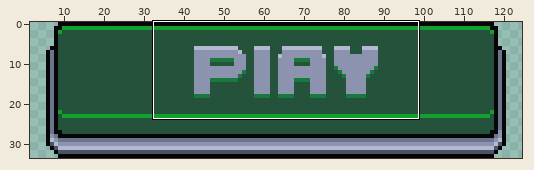
Pixel-art file -- src/UI/play_button_hover.aseprite. Above: a wide view before the commit, with the close-up outlined.
Close-up. As it was:
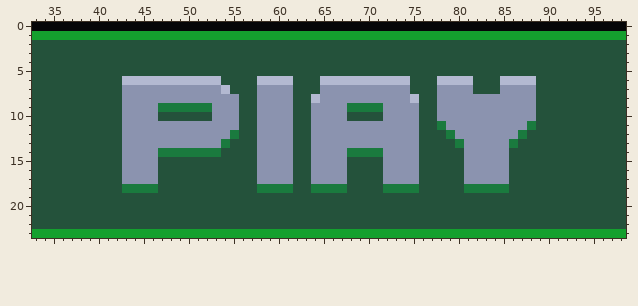
127x34 pixels, 1 frame. Shown: x 33..98, y 0..23. The wide view leaves out empty margins.
The same view after the edit:
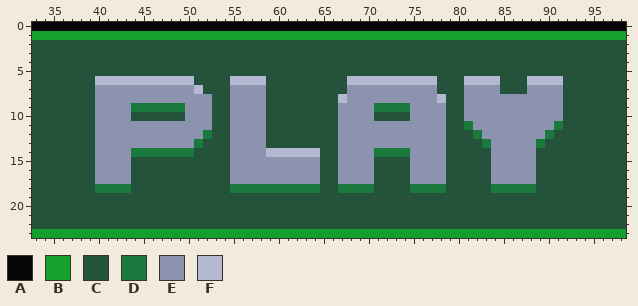
Palette (. is transparent): A #060608  B #14a02e  C #24523b  D #1a7a3e  E #8b93af  F #b3b9d1
Edits made:
--- layer "Layer 2"
@@ x 33..98 @@
  5 CCCCCCCCCCCCCCCCCCCCCCCCCCCCCCCCCCCCCCCCCCCCCCCCCCCCCCCCCCCCCCCCCC
- 6 CCCCCCCCCCFFFFFFFFFFFCCCCFFFFCCCFFFFFFFFFFCCCFFFFCCCFFFFCCCCCCCCCC
- 7 CCCCCCCCCCEEEEEEEEEEEFCCCEEEECCCEEEEEEEEEECCCEEEECCCEEEECCCCCCCCCC
- 8 CCCCCCCCCCEEEEEEEEEEEEECCEEEECCFEEEEEEEEEEFCCEEEEEEEEEEECCCCCCCCCC
- 9 CCCCCCCCCCEEEEDDDDDDEEECCEEEECCEEEEDDDDEEEECCEEEEEEEEEEECCCCCCCCCC
-10 CCCCCCCCCCEEEECCCCCCEEECCEEEECCEEEECCCCEEEECCEEEEEEEEEEECCCCCCCCCC
-11 CCCCCCCCCCEEEEEEEEEEEEECCEEEECCEEEEEEEEEEEECCDEEEEEEEEEDCCCCCCCCCC
-12 CCCCCCCCCCEEEEEEEEEEEEDCCEEEECCEEEEEEEEEEEECCCDEEEEEEEDCCCCCCCCCCC
-13 CCCCCCCCCCEEEEEEEEEEEDCCCEEEECCEEEEEEEEEEEECCCCDEEEEEDCCCCCCCCCCCC
-14 CCCCCCCCCCEEEEDDDDDDDCCCCEEEECCEEEEDDDDEEEECCCCCEEEEECCCCCCCCCCCCC
-15 CCCCCCCCCCEEEECCCCCCCCCCCEEEECCEEEECCCCEEEECCCCCEEEEECCCCCCCCCCCCC
-16 CCCCCCCCCCEEEECCCCCCCCCCCEEEECCEEEECCCCEEEECCCCCEEEEECCCCCCCCCCCCC
-17 CCCCCCCCCCEEEECCCCCCCCCCCEEEECCEEEECCCCEEEECCCCCEEEEECCCCCCCCCCCCC
-18 CCCCCCCCCCDDDDCCCCCCCCCCCDDDDCCDDDDCCCCDDDDCCCCCDDDDDCCCCCCCCCCCCC
+ 6 CCCCCCCFFFFFFFFFFFCCCCFFFFCCCCCCCCCFFFFFFFFFFCCCFFFFCCCFFFFCCCCCCC
+ 7 CCCCCCCEEEEEEEEEEEFCCCEEEECCCCCCCCCEEEEEEEEEECCCEEEECCCEEEECCCCCCC
+ 8 CCCCCCCEEEEEEEEEEEEECCEEEECCCCCCCCFEEEEEEEEEEFCCEEEEEEEEEEECCCCCCC
+ 9 CCCCCCCEEEEDDDDDDEEECCEEEECCCCCCCCEEEEDDDDEEEECCEEEEEEEEEEECCCCCCC
+10 CCCCCCCEEEECCCCCCEEECCEEEECCCCCCCCEEEECCCCEEEECCEEEEEEEEEEECCCCCCC
+11 CCCCCCCEEEEEEEEEEEEECCEEEECCCCCCCCEEEEEEEEEEEECCDEEEEEEEEEDCCCCCCC
+12 CCCCCCCEEEEEEEEEEEEDCCEEEECCCCCCCCEEEEEEEEEEEECCCDEEEEEEEDCCCCCCCC
+13 CCCCCCCEEEEEEEEEEEDCCCEEEECCCCCCCCEEEEEEEEEEEECCCCDEEEEEDCCCCCCCCC
+14 CCCCCCCEEEEDDDDDDDCCCCEEEEFFFFFFCCEEEEDDDDEEEECCCCCEEEEECCCCCCCCCC
+15 CCCCCCCEEEECCCCCCCCCCCEEEEEEEEEECCEEEECCCCEEEECCCCCEEEEECCCCCCCCCC
+16 CCCCCCCEEEECCCCCCCCCCCEEEEEEEEEECCEEEECCCCEEEECCCCCEEEEECCCCCCCCCC
+17 CCCCCCCEEEECCCCCCCCCCCEEEEEEEEEECCEEEECCCCEEEECCCCCEEEEECCCCCCCCCC
+18 CCCCCCCDDDDCCCCCCCCCCCDDDDDDDDDDCCDDDDCCCCDDDDCCCCCDDDDDCCCCCCCCCC
 19 CCCCCCCCCCCCCCCCCCCCCCCCCCCCCCCCCCCCCCCCCCCCCCCCCCCCCCCCCCCCCCCCCC
Changed places in both close-ups, as pixel boxes (x1, y1, x2, y2):
changed: (95, 76, 563, 193)
